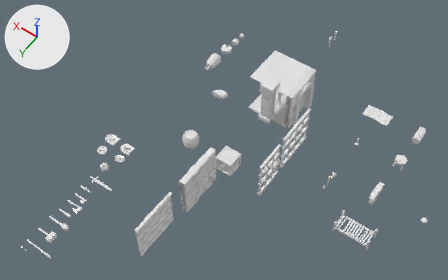
A saved change to the FBX model GoblinKing/Assets/GoblinKing/Models/assets.fbx.
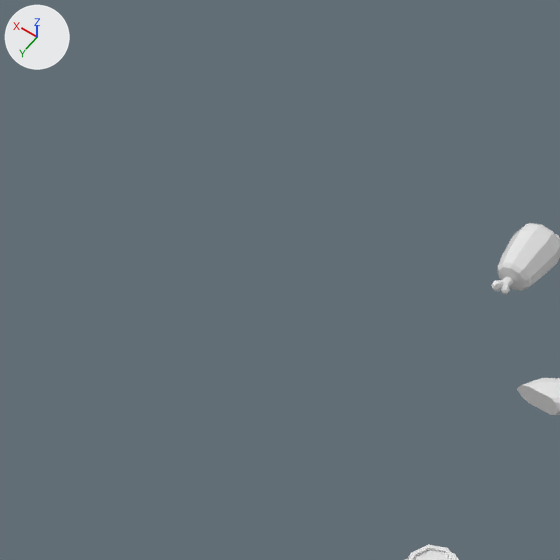
Each version appears first whole from a camera (50 mm lens) standing at (-4.45, 7.39, 10.69) and looking at (0.21, 0.86, 0.43), and next in a close-up on the part from 20% to 49% of the width and 0% to 48% of the height. The axes (+X, +Y, +Z) are drawn at upper left. The lights are the same throughout.

Names of what the first close-up shows: 'HalfHeart', 'Meat'.
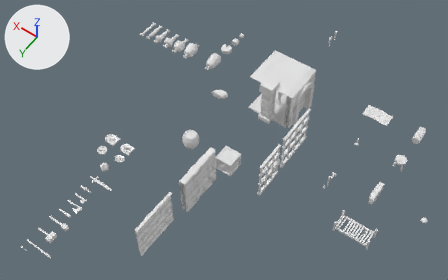
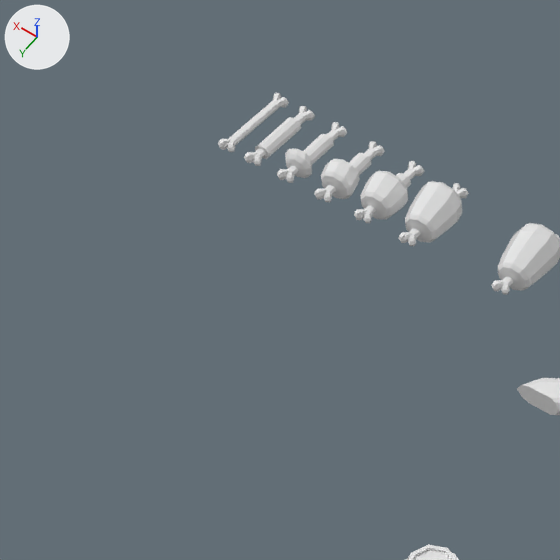
Commit message: Added icon for hunger

Boxes [x1, y1, x2, y2] around the edits, measured in the close-ups (560 x 560 px):
'Hunger1', added
    after: [398, 181, 469, 246]
'Hunger2', added
    after: [354, 161, 424, 223]
'Hunger3', added
    after: [314, 141, 385, 202]
'Hunger4', added
    after: [277, 122, 347, 183]
'Hunger5', added
    after: [244, 106, 315, 166]
'Hunger6', added
    after: [218, 93, 289, 152]

What the commit changed:
Mesh me_hunger4 is new.
It has 136 vertices, 126 faces and spans x -0.099..0.092, y -0.285..0.285, z -0.079..0.118.
It uses material mat_previewmaterial (white #e7e7e7).
Mesh me_hunger2 is new.
It has 146 vertices, 136 faces and spans x -0.129..0.12, y -0.285..0.285, z -0.105..0.17.
It uses material mat_previewmaterial (white #e7e7e7).
Mesh me_hunger6 is new.
It has 66 vertices, 64 faces and spans x -0.055..0.057, y -0.285..0.285, z -0.031..0.031.
It uses material mat_previewmaterial (white #e7e7e7).
Mesh me_hunger5 is new.
It has 86 vertices, 76 faces and spans x -0.055..0.057, y -0.285..0.285, z -0.051..0.057.
It uses material mat_previewmaterial (white #e7e7e7).
Mesh me_hunger1 is new.
It has 146 vertices, 136 faces and spans x -0.138..0.138, y -0.285..0.285, z -0.105..0.19.
It uses material mat_previewmaterial (white #e7e7e7).
Mesh me_hunger3 is new.
It has 136 vertices, 126 faces and spans x -0.114..0.111, y -0.285..0.285, z -0.095..0.138.
It uses material mat_previewmaterial (white #e7e7e7).
Object 'Hunger4' (ob_hunger4) is new; it shows me_hunger4.
Its location is (3.582, -1.193, 0.0).
Object 'Hunger2' (ob_hunger2) is new; it shows me_hunger2.
Its location is (2.999, -1.193, 0.0).
Object 'Hunger6' (ob_hunger6) is new; it shows me_hunger6.
Its location is (4.036, -1.193, 0.0).
Object 'Hunger5' (ob_hunger5) is new; it shows me_hunger5.
Its location is (3.833, -1.193, 0.0).
Object 'Hunger1' (ob_hunger1) is new; it shows me_hunger1.
Its location is (2.671, -1.193, 0.0).
Object 'Hunger3' (ob_hunger3) is new; it shows me_hunger3.
Its location is (3.297, -1.193, 0.0).
